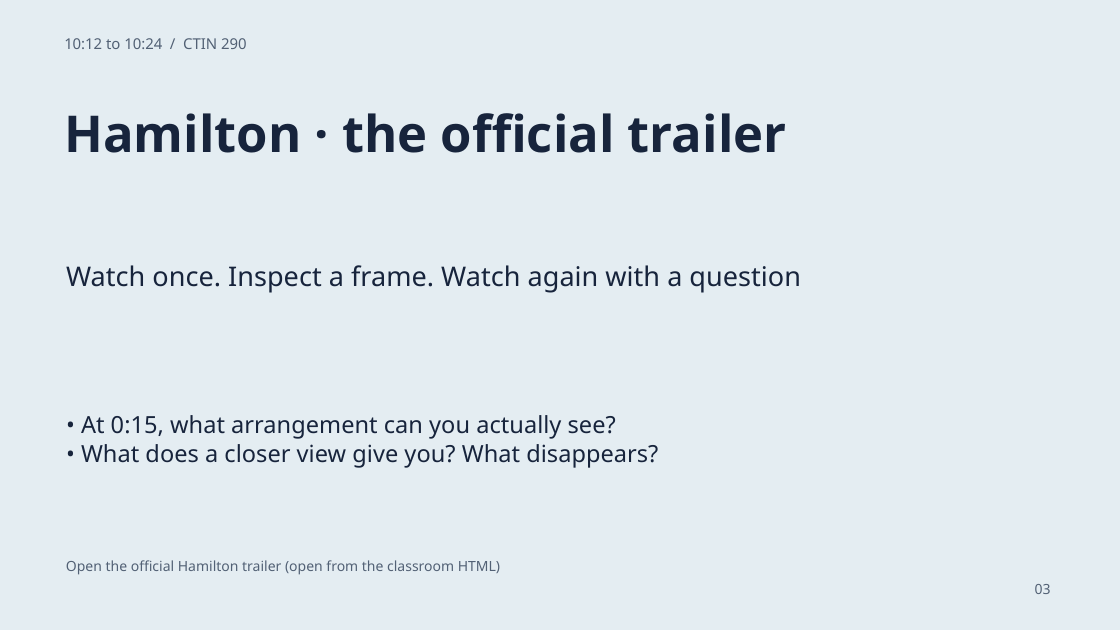
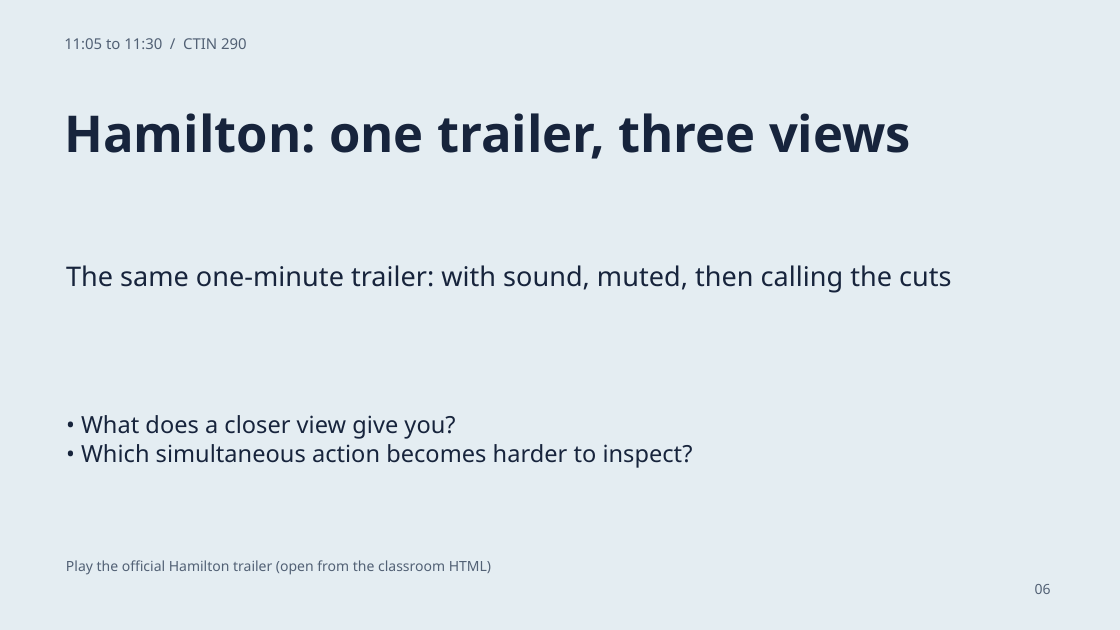
Before and after one commit to GordonUSC/the-cabinet, a slide deck: slide 6 of ctin290-september-21/CLASSROOM/CTIN-290-Classroom-Slides.pptx (slide 3 before the commit). Drawn at 1120x630 pixels with LibreOffice and Linux fonts; fonts in the diff are those of the drawing. Boxes give left, top, right and bottom in pixels: in the first picture for what was removed or moved away, otherwise in the second. Text is boxed around its words. In the diff, an @@ line names an element or a change of style, - is before the commit and + after.

Commit message:
Unify CTIN 290 packet around approved Critical Role cold open

```diff
--- a/ctin290-september-21/CLASSROOM/CTIN-290-Classroom-Slides.pptx
+++ b/ctin290-september-21/CLASSROOM/CTIN-290-Classroom-Slides.pptx
@@ text at [64,38,247,49]: text changed @@
-10:12 to 10:24 / CTIN 290
+11:05 to 11:30 / CTIN 290
@@ text at [64,113,911,159]: text changed @@
-Hamilton · the official trailer
+Hamilton: one trailer, three views
@@ text at [66,265,951,293]: text changed @@
-Watch once. Inspect a frame. Watch again with a question
+The same one-minute trailer: with sound, muted, then calling the cuts
@@ text at [81,415,693,468]: text changed @@
-• At 0:15, what arrangement can you actually see?
-• What does a closer view give you? What disappears?
+• What does a closer view give you?
+• Which simultaneous action becomes harder to inspect?
@@ text at [66,560,491,575]: text changed @@
-Open the official Hamilton trailer (open from the classroom HTML)
+Play the official Hamilton trailer (open from the classroom HTML)
@@ text at [1035,584,1051,594]: text changed @@
-03
+06
```
Also in this commit, not shown: 11 other slides changed, 3 slides removed, 18 other files.
